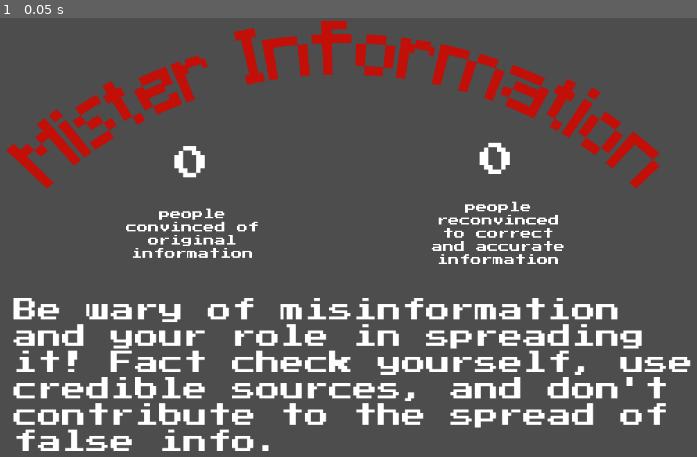
Above: before the commit, frame 1.
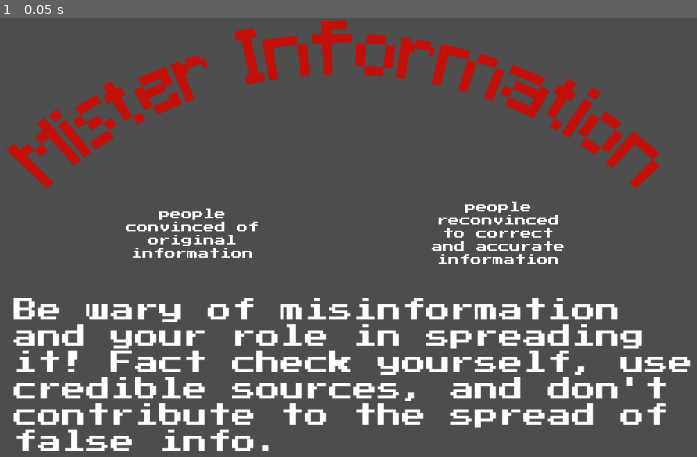
Above: after the commit, the same moment.

Repository: eliseokeefe/GameDevFinal
Game: Godot game, scene res://end.tscn
The game is run twice, just before and just after one commit, with the same random seed, the same clock (stepped at 60 frames per second) and the same inputs. This scene is started directly instead of the project's main scene.
Inputs:
- Up to frame 1 (0.05 s): no input

The runs differ from the first frame. In frame 1, 0.4% of the frame differs, in the area x 24-74%, y 28-37%.
Error after the commit: Invalid operands 'Nil' and 'int' in operator '/'. (res://end.gd:8)

Commit message:
trying to figure out score 2

Diff:
--- a/Global.gd
+++ b/Global.gd
@@ -15,9 +15,3 @@
 
 func get_color():
 	return spriteColor
-
-func get_score_type():
-	return score_type
-
-func set_score_type(new):
-	score_type = new
--- a/ScoreManager.gd
+++ b/ScoreManager.gd
@@ -1,10 +1,18 @@
 extends Node
 
 @onready var score = 0
-var score_1 = 0
+var score_1
+var score_2
 
 func set_first_score(new_score):
 	score_1 = new_score
 
 func get_first_score():
 	return score_1
+
+func set_second_score(new_score):
+	score_2 = new_score
+	#print("score manager " + str(score_2))
+
+func get_second_score():
+	return score_2
--- a/end.gd
+++ b/end.gd
@@ -5,5 +5,5 @@
 #@onready var score_label := $ScoreLabel
 
 func _ready():
-	$change1.text = str(ScoreManager.score_1/100)
-	$change2.text = str(ScoreManager.score)
+	$change1.text = str(ScoreManager.get_first_score()/100)
+	$change2.text = str(ScoreManager.get_second_score()/100)
--- a/in_game_hud.gd
+++ b/in_game_hud.gd
@@ -1,20 +1,16 @@
 extends CanvasLayer
-@onready var timer
+@onready var timer := 120
 @onready var score := 0
 @onready var money := 0
 signal shopPressed
 signal timeUp
-var score_type
 # Called when the node enters the scene tree for the first time.
 func _ready():
-	score_type = Global.get_score_type()
 	if get_parent().name == "part_2":
 		timer = 60
 		$ShopButton.set_visible(false)
 		$AnimatedSprite2D.set_visible(false)
 		$DonationLabel.set_visible(false)
-	else:
-		timer = 120
 
 
 # Called every frame. 'delta' is the elapsed time since the previous frame.
@@ -29,18 +25,19 @@
 func _on_timer_timeout():
 	if timer == 0 && get_parent().name != "part_2":
 		timeUp.emit()
-		Global.set_score_type(-1)
 		ScoreManager.set_first_score(score)
 		get_tree().change_scene_to_file("res://popup.tscn")
 		return
 	elif timer == 0 && get_parent().name == "part_2":
+		#print("game hud " + str(score))
+		ScoreManager.set_second_score(score)
 		get_tree().change_scene_to_file("res://end.tscn")
 		return
 	timer -= 1
 	$TimerLabel.text = str(timer)
 
 func update_Score():
-	score += 100 * score_type
+	score += 100
 	money += 100
 	ScoreManager.score += 1
 	$ScoreLabel.text = str(score)
